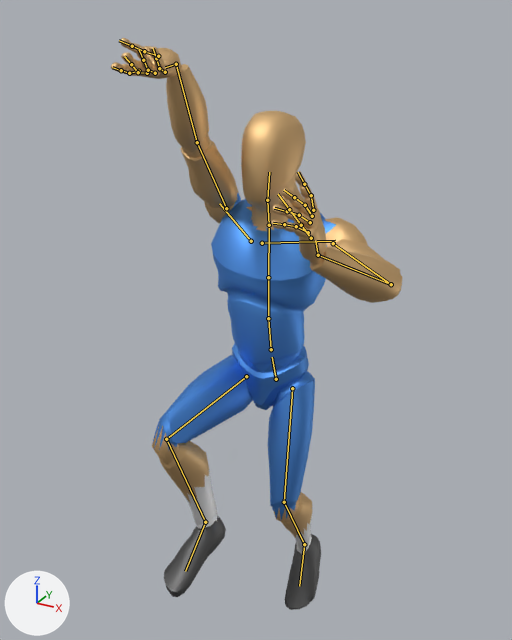
An edit to the glTF model player.glb, drawn before and after from the same camera.
Both versions are drawn from a 50 mm lens placed at (0.99, -1.9, 2.12), pointed at (-0.01, -0.08, 1.21). Lighting does not change. The marker at lower left points along +X, +Y and +Z. The picture after the commit comes second. Both versions are drawn at frame 8 of the action 'layup'; the numbers are the values there. The bones that change, and the others that lie on the model, are drawn over the model as lines.

The first picture shows 'Mannequin'.
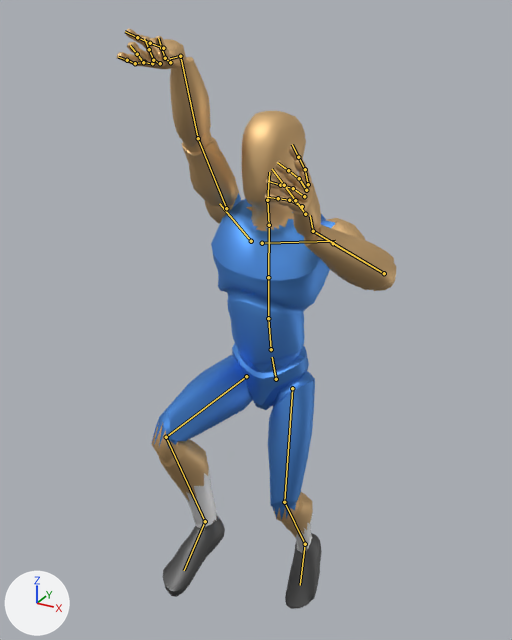
The edits, one by one:
Bone 'DEF-upper_arm.L' (bone_def_upper_arm_l) turns from (33, -19, -22) to (43, -27, -23) degrees about its own x, y and z.
Bone 'DEF-forearm.L' (bone_def_forearm_l) turns from (96, 0, 0) to (89, 0, 0) degrees about its own x, y and z.
Bone 'DEF-hand.L' (bone_def_hand_l) turns from (-10, -43, 51) to (-17, -44, 49) degrees about its own x, y and z.
Bone 'DEF-upper_arm.R' (bone_def_upper_arm_r) turns from (96, 59, 28) to (91, 63, 25) degrees about its own x, y and z.
Bone 'DEF-forearm.R' (bone_def_forearm_r) turns from (8, 0, 0) to (10, 0, 0) degrees about its own x, y and z.
Bone 'DEF-hand.R' (bone_def_hand_r) turns from (6, -177, 65) to (3, -174, 68) degrees about its own x, y and z.
Bone 'DEF-thigh.R' (bone_def_thigh_r) turns from (-86, 9, -3) to (-87, 9, -3) degrees about its own x, y and z.

Pixel boxes (x1, y1, x2, y2) of what changed, in the pictures (512 x 640 px):
'Mannequin', posed
    before: (111, 38, 402, 610)
    after: (117, 29, 396, 609)
bone 'DEF-upper_arm.L', root to tip
    before: (333, 243) to (391, 284)
    after: (333, 243) to (384, 273)
bone 'DEF-forearm.L', root to tip
    before: (391, 284) to (318, 255)
    after: (384, 273) to (313, 231)
bone 'DEF-hand.L', root to tip
    before: (318, 255) to (315, 240)
    after: (313, 231) to (310, 215)
bone 'DEF-upper_arm.R', root to tip
    before: (226, 208) to (197, 142)
    after: (226, 208) to (198, 138)
bone 'DEF-forearm.R', root to tip
    before: (197, 142) to (176, 64)
    after: (198, 138) to (180, 56)
bone 'DEF-hand.R', root to tip
    before: (176, 64) to (165, 67)
    after: (180, 56) to (170, 58)
bone 'DEF-thigh.R', root to tip
    before: (246, 376) to (166, 439)
    after: (246, 376) to (166, 437)
